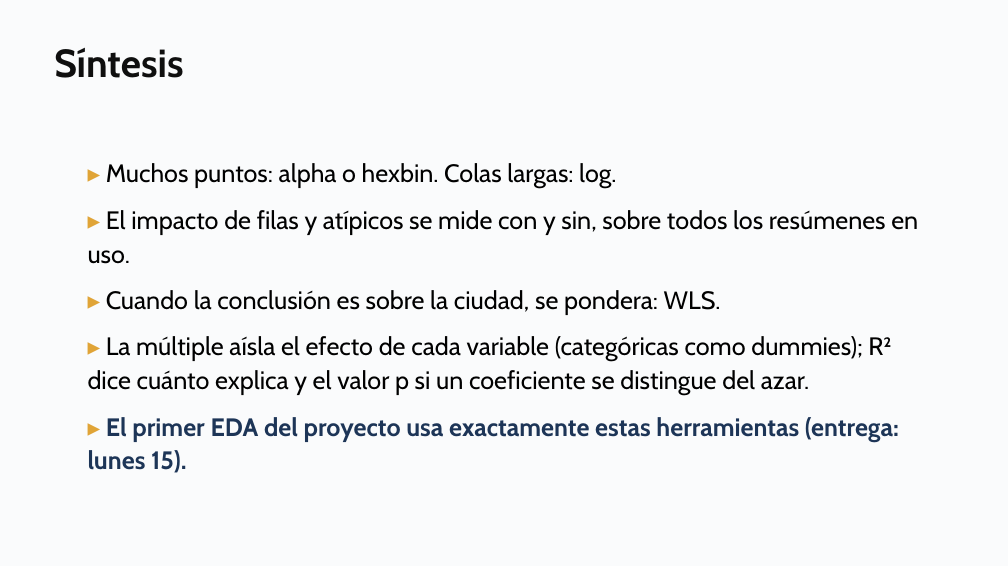
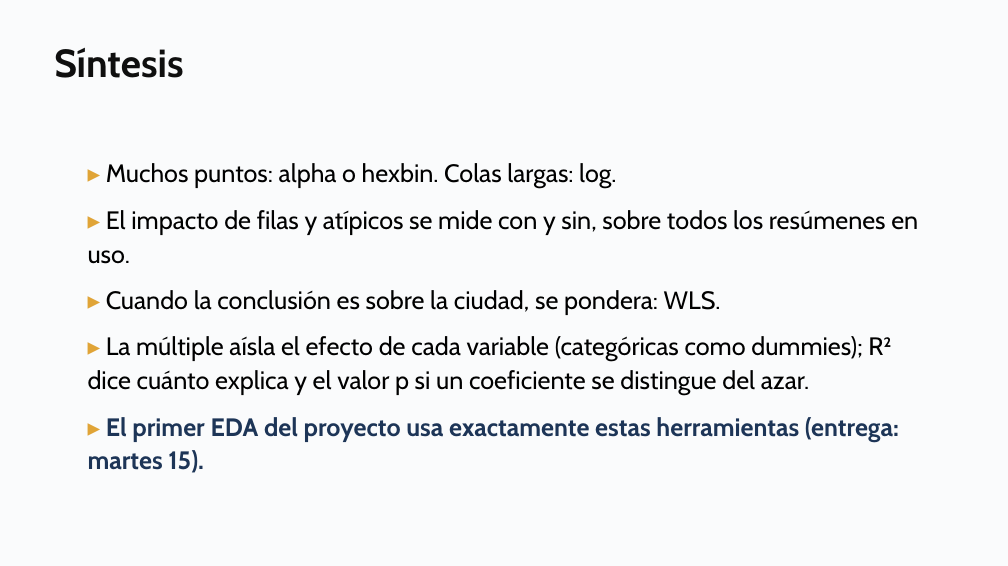
Before and after one commit to daniopitz/diplomado-cdd, a slide deck: slide 40 of presentaciones/clase04_regresion_multiple.pptx. Drawn at 1008x566 pixels with LibreOffice and Linux fonts; fonts in the diff are those of the drawing. Boxes give left, top, right and bottom in pixels: in the first picture for what was removed or moved away, otherwise in the second. Text is boxed around its words. In the diff, an @@ line names an element or a change of style, - is before the commit and + after.

```diff
--- a/presentaciones/clase04_regresion_multiple.pptx
+++ b/presentaciones/clase04_regresion_multiple.pptx
@@ text at [88, 417, 899, 473]: text changed @@
-▸ El primer EDA del proyecto usa exactamente estas herramientas (entrega: lunes 15).
+▸ El primer EDA del proyecto usa exactamente estas herramientas (entrega: martes 15).
```
Also in this commit, not shown: 23 other slides changed, 5 other files.
